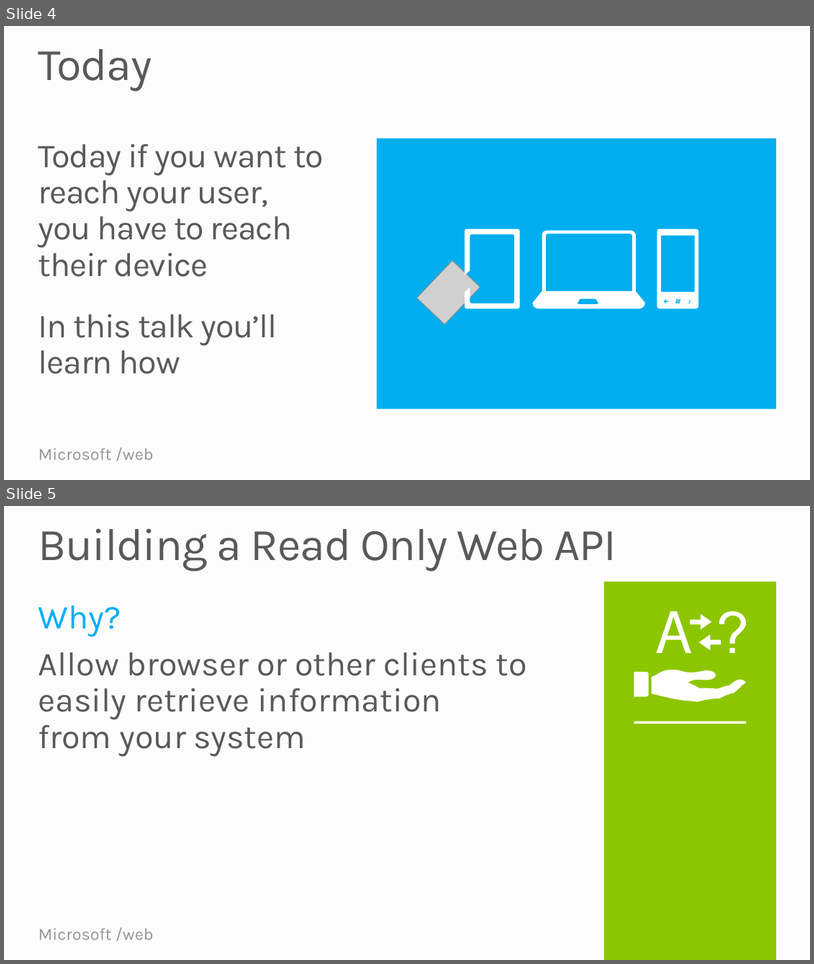
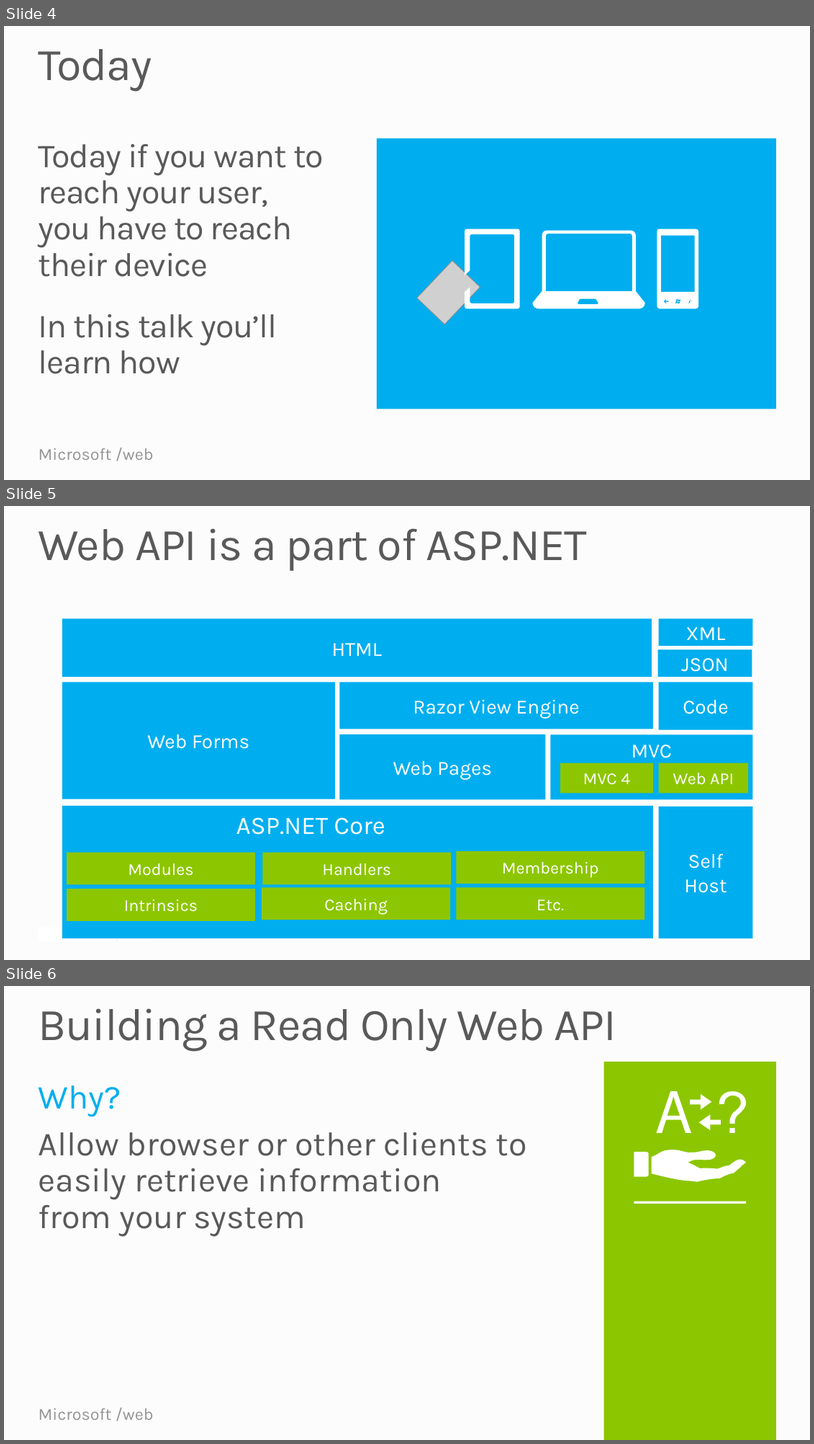
Before and after one commit to Microsoft-Web/WebTK-Presentations, a slide deck: AddingWebApiToASPNETSite/AddingWebApiToASPNETSite.pptx. Shown one above the other, each under a label of ours: slides 4 and 5 before the commit, slides 4, 5 and 6 after it. The pictures are 814x964 and 814x1444 pixels, drawn with LibreOffice and Linux fonts; fonts in the diff are those of the drawing; grey boxes stand for pictures. Boxes give left, top, right and bottom in pixels: in the first picture for what was removed or moved away, otherwise in the second. Text is boxed around its words. In the diff, an @@ line names an element or a change of style, - is before the commit and + after.

```diff
--- a/AddingWebApiToASPNETSite/AddingWebApiToASPNETSite.pptx
+++ b/AddingWebApiToASPNETSite/AddingWebApiToASPNETSite.pptx
@@ slide 5 added at [4, 506, 810, 960], background #FCFCFC; not listed: 1 template element that a slide beside it also shows @@
@@ title added at [39, 528, 587, 571], 54 pt, text #595959 @@
+Web API is a part of ASP.NET
@@ rectangle added at [62, 618, 652, 677], fill #00AEEF, 24 pt, text #FFFFFF @@
+HTML
@@ group added at [658, 618, 754, 938]: 5 rectangles @@
+Self Host
+Web API
+Code
+JSON
+XML
@@ rectangle added at [62, 682, 335, 799], fill #00AEEF, 24 pt, text #FFFFFF @@
+Web Forms
@@ rectangle added at [340, 682, 653, 729], fill #00AEEF, 24 pt, text #FFFFFF @@
+Razor View Engine
@@ rectangle added at [340, 734, 546, 800], fill #00AEEF, 24 pt, text #FFFFFF @@
+Web Pages
@@ rectangle added at [551, 735, 754, 800], fill #00AEEF, 24 pt, text #FFFFFF @@
+MVC
@@ rectangle added at [561, 762, 653, 793], fill #8CC600, 20 pt, text #FFFFFF @@
+MVC 4
@@ rectangle added at [62, 806, 653, 938], fill #00AEEF @@
@@ text added at [237, 817, 386, 834], 30 pt, text #FFFFFF @@
+ASP.NET Core
@@ rectangle added at [456, 851, 646, 883], fill #8CC600, 20 pt, text #FFFFFF @@
+Membership
@@ rectangle added at [67, 852, 256, 884], fill #8CC600, 20 pt, text #FFFFFF @@
+Modules
@@ rectangle added at [263, 852, 452, 884], fill #8CC600, 20 pt, text #FFFFFF @@
+Handlers
@@ rectangle added at [67, 888, 256, 921], fill #8CC600, 20 pt, text #FFFFFF @@
+Intrinsics
@@ rectangle added at [262, 887, 450, 919], fill #8CC600, 20 pt, text #FFFFFF @@
+Caching
@@ rectangle added at [456, 887, 646, 919], fill #8CC600, 20 pt, text #FFFFFF @@
+Etc.
@@ rectangle added at [39, 927, 155, 941], fill #FFFFFF @@
@@ what was slide 5 is now slide 6 @@
```
Also in this commit, not shown: 1 slide changed, 5 other slides added, 7 slides removed.
